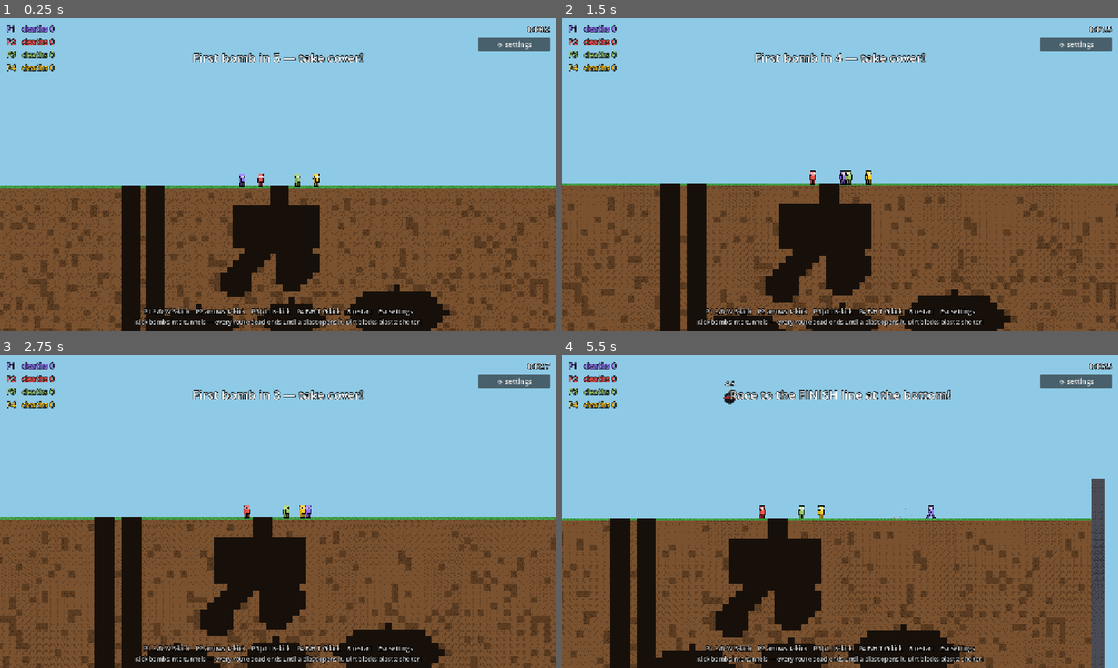
Above: before the commit, frames 1-4 (two rows, left to right).
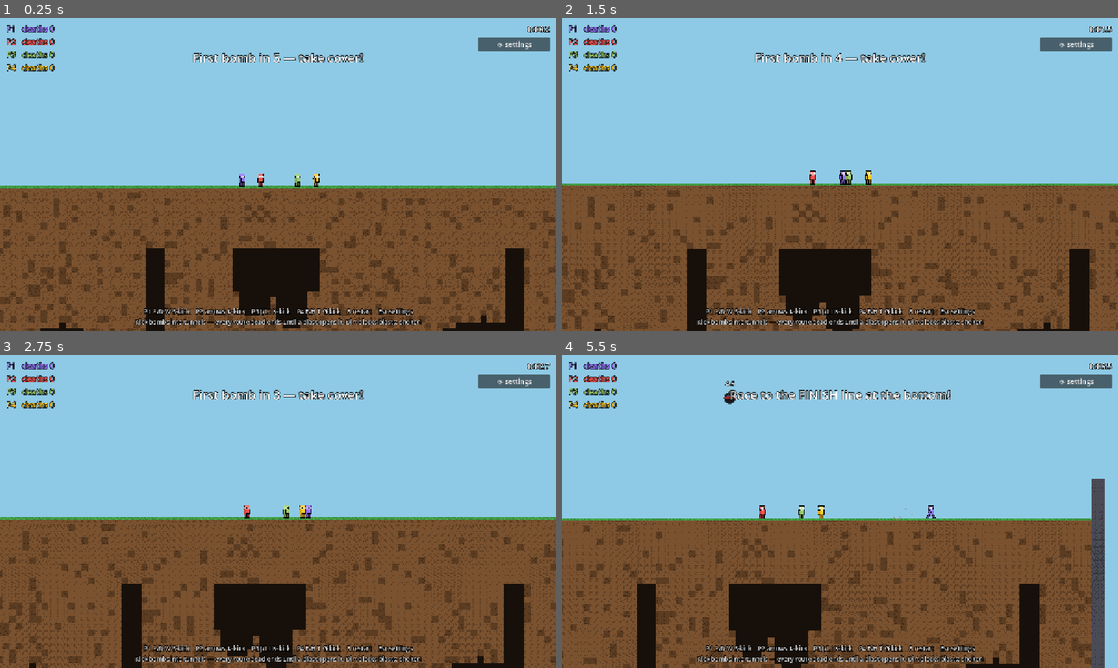
Above: after the commit, the same moments.

Repository: uchy4/dummy
Game: Godot game, scene res://scenes/main.tscn
Same seed, same stepped clock (60 frames per second), same inputs: the game is played once before the commit and once after it.
Inputs (mouse positions are in pixels of both pictures, inside the frame that each line leads up to):
- Up to frame 1 (0.25 s): no input
- Up to frame 2 (1.5 s): tap Enter (ui_accept) at 0.5 s; move the mouse to (962, 158) at 0.52 s; hold D (p1_right) from 0.53 s (still down); tap S (p1_kick) at 0.6 s; click (962, 158) at 0.67 s; tap W (p1_jump) at 0.77 s; move the mouse to (728, 190) at 1.27 s; tap J at 1.35 s
- Up to frame 3 (2.75 s): tap W (p1_jump) at 1.52 s; move the mouse to (333, 442) at 2.02 s; release D (p1_right) at 2.03 s; hold A (p1_left) from 2.03 s (still down); tap L at 2.1 s
- Up to frame 4 (5.5 s): move the mouse to (812, 574) at 2.77 s; release A (p1_left) at 2.78 s; hold D (p1_right) 2.78-4.28 s; tap I at 2.85 s; click (812, 574) at 2.92 s; tap W (p1_jump) at 3.02, 3.77, 4.52 s; move the mouse to (1006, 558) at 3.52 s; tap K at 3.6 s; move the mouse to (673, 464) at 4.27 s; hold A (p1_left) 4.28-5.03 s; tap F at 4.35 s; move the mouse to (867, 511) at 5.02 s; hold D (p1_right) from 5.03 s (still down); tap H at 5.1 s; click (867, 511) at 5.17 s

The runs differ from the first frame. In frame 1, 16% of the frame differs, in the area x 0-100%, y 53-100%; in frame 2, 16%; in frame 3, 17%, in the area x 0-100%, y 51-100%; in frame 4, 16%.

Commit message:
Solid 10-row crust under the grass: only bombs open the way down
No more open entrance shaft or surface shafts - the shelter and all
caverns sit below a solid crust that generation is hard-guarded against
carving. Buried shafts and decoys start below the crust; the first
cavern band moved down so rooms can't touch the shelter floor.

Co-Authored-By: Claude Fable 5 <noreply@anthropic.com>
Claude-Session: https://claude.ai/code/session_01QSJudmCHT44WHN37u3ZpBk

Diff:
--- a/bomb-shelter/scripts/terrain.gd
+++ b/bomb-shelter/scripts/terrain.gd
@@ -9,10 +9,11 @@
 const H := 120
 const SURFACE_ROW := 20 # first solid row; everything above is sky
 
+const CRUST_ROWS := 10  # solid rows under the grass: only bombs open the way down
 const SHELTER_HALF_W := 7
-const SHELTER_TOP := 23
-const SHELTER_H := 7    # rows 23..29 open, floor at row 30
-const FINISH_TOP := 108 # finish hall rows 108..115, bedrock floor at 117
+const SHELTER_TOP := SURFACE_ROW + CRUST_ROWS  # buried just below the crust
+const SHELTER_H := 7
+const FINISH_TOP := 108 # finish hall rows 108..115, bedrock floor at 116
 const PLUG_ROWS := 4    # every tunnel stops this many rows short: the dead end
 
 enum Cell { EMPTY, DIRT, BEDROCK, GRASS }
@@ -98,13 +99,12 @@
 			_gset(x, y, Cell.BEDROCK)
 
 	var cx := W / 2
-	# The starting shelter, with an open entrance shaft from the surface.
+	# The shelter is buried under the crust — bombs must excavate the way in.
 	_carve_rect(Rect2i(cx - SHELTER_HALF_W, SHELTER_TOP, SHELTER_HALF_W * 2, SHELTER_H))
-	_carve_rect(Rect2i(cx - 1, SURFACE_ROW, 3, SHELTER_TOP - SURFACE_ROW + 1))
 
 	# Cavern bands going down. Every room is reached by a tunnel from above that
 	# stops PLUG_ROWS short — a dead end that needs a bomb to open.
-	var bands := [[34, 48], [54, 68], [74, 88], [92, 104]]
+	var bands := [[41, 52], [58, 70], [76, 88], [92, 104]]
 	var all_rooms: Array[Dictionary] = []
 	var prev_centers: Array[Vector2i] = [Vector2i(cx, SHELTER_TOP + 4)]
 	for band: Array in bands:
@@ -128,13 +128,13 @@
 	for c in prev_centers:
 		_carve_tunnel(c, Vector2i(c.x, FINISH_TOP))
 
-	# A couple of open surface shafts away from the shelter — easy ways to get
-	# bombs (and yourself) underground, but they end in dirt.
+	# A couple of buried shafts away from the shelter — useful drops once the
+	# crust above them is blown open, but they start below it and end in dirt.
 	for i in 2:
 		var sx := rng.randi_range(8, W - 8)
 		if absi(sx - cx) < 14:
 			sx = cx + 20 * (1 if rng.randf() < 0.5 else -1)
-		_carve_rect(Rect2i(sx - 1, SURFACE_ROW, 3, rng.randi_range(24, 32)))
+		_carve_rect(Rect2i(sx - 1, SURFACE_ROW + CRUST_ROWS, 3, rng.randi_range(20, 28)))
 
 	# Decoy side tunnels that just stop in the dirt.
 	for i in 4:
@@ -143,7 +143,7 @@
 		var dir := 1.0 if rng.randf() < 0.5 else -1.0
 		for step in rng.randi_range(7, 13):
 			p.x = clampf(p.x + dir, 4, W - 5)
-			p.y = clampf(p.y + rng.randf_range(-0.4, 0.8), SURFACE_ROW + 3, H - 6)
+			p.y = clampf(p.y + rng.randf_range(-0.4, 0.8), SURFACE_ROW + CRUST_ROWS + 1, H - 6)
 			_carve_disk(Vector2i(p), 1)
 
 	# Grass on every exposed surface cell.
@@ -187,8 +187,10 @@
 
 
 func _carve_cell(x: int, y: int) -> void:
-	if y < SURFACE_ROW:
-		return  # never carve into the sky
+	# Generation never touches the sky or the crust — the top CRUST_ROWS of
+	# ground stay solid until bombs excavate them at runtime.
+	if y < SURFACE_ROW + CRUST_ROWS:
+		return
 	if _gget(x, y) != Cell.BEDROCK:
 		_gset(x, y, Cell.EMPTY)
 
